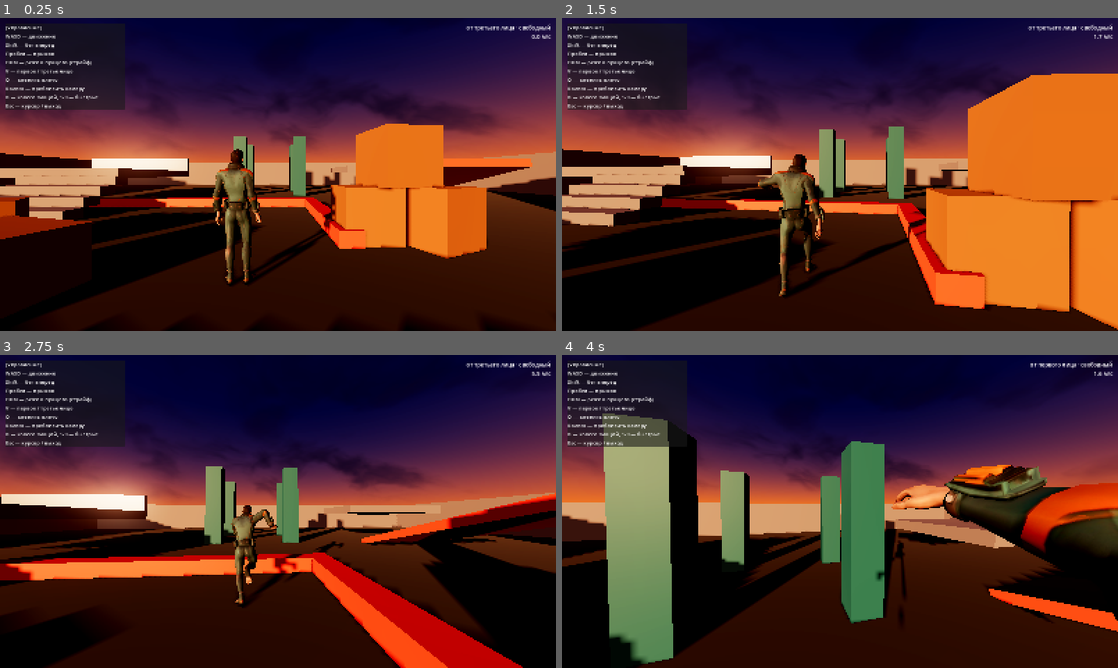
Above: before the commit, frames 1-4 (two rows, left to right).
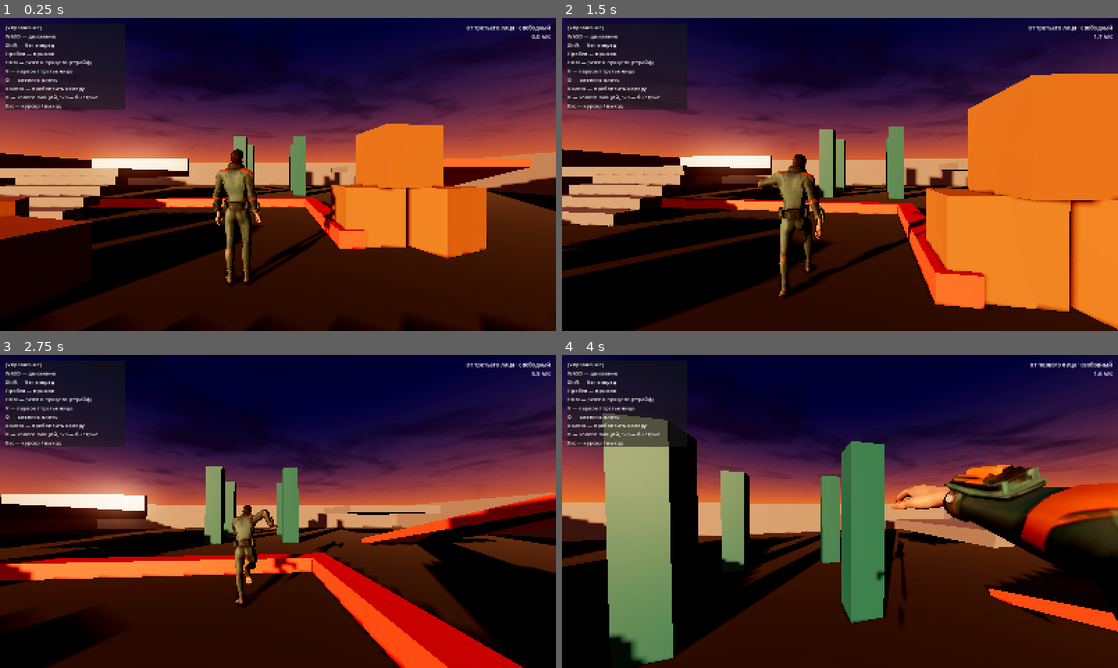
Above: after the commit, the same moments.

Repository: gazpromivanovic-boop/Sex
Game: Godot game, scene res://scenes/main.tscn
The game is run twice, just before and just after one commit, with the same random seed, the same clock (stepped at 60 frames per second) and the same inputs.
Inputs (mouse positions are in pixels of both pictures, inside the frame that each line leads up to):
- Up to frame 1 (0.25 s): no input
- Up to frame 2 (1.5 s): move the mouse to (867, 174) at 0.52 s; hold Right mouse button (aim) 0.53-1.28 s; hold W (move_forward) from 0.53 s (still down); tap Space (jump) at 0.77 s; move the mouse to (812, 174) at 1.27 s; tap B (emote_wheel) at 1.35 s
- Up to frame 3 (2.75 s): keep holding W (move_forward); tap Space (jump) at 1.52 s; move the mouse to (289, 505) at 2.02 s; hold Shift (sprint) from 2.03 s (still down)
- Up to frame 4 (4 s): keep holding W (move_forward); move the mouse to (834, 517) at 2.77 s; release Shift (sprint) at 2.78 s; tap Q (swap_shoulder) at 2.85 s; tap Space (jump) at 3.02, 3.77 s; move the mouse to (878, 514) at 3.52 s; hold V (toggle_view) from 3.53 s (still down)

The runs differ from the first frame. In frame 1, 2.5% of the frame differs, in the area x 0-90%, y 0-41%; in frame 2, 1.3%; in frame 3, 2.3%; in frame 4, 1.6%.

Commit message:
Чиню шум облаков и совпадающие грани в геометрии уровня
Облака снова разваливались на четырёхугольники, и виноват был мой же прошлый
фикс: знаменатель h + 0.45 подавил перспективу так, что всё небо умещалось
в одну-две ячейки value-noise, а видно было её билинейную интерполяцию. Делим
снова на саму высоту, подпирая знаменатель только у горизонта.

Заодно две причины прямых изломов: sin-хеш имеет прямые изо-линии, потому что
аргумент синуса линеен по координате — заменён на арифметический без sin; и
октавы fbm совпадали по осям, отчего их решётки складывались — между октавами
добавлен поворот.

CorridorEnd шириной 4.0 занимал по X ровно тот же интервал, что и наружные
грани стен коридора, боковые грани совпадали и смотрели в одну сторону —
отсюда z-fighting, бирюзовое лезло сквозь камень. Ширина 3.0, встаёт между
стен. Проверка всего уровня нашла ещё два таких места: углы стен арены (стены
восток-запад укорочены до 39.4) и крышка Step5, целиком спрятанного внутри
площадки (опущен на сантиметр).

Co-Authored-By: Claude Opus 5 <noreply@anthropic.com>

Diff:
--- a/assets/shaders/sunset_sky.gdshader
+++ b/assets/shaders/sunset_sky.gdshader
@@ -50,14 +50,20 @@
 // 0 — чистое небо, 1 — сплошная облачность.
 uniform float cloud_amount : hint_range(0.0, 1.0) = 0.5;
 uniform float cloud_sharpness : hint_range(0.01, 1.0) = 0.45;
-uniform float cloud_scale : hint_range(0.1, 8.0) = 2.4;
+uniform float cloud_scale : hint_range(0.1, 8.0) = 1.2;
 uniform float cloud_speed : hint_range(0.0, 0.2) = 0.008;
 uniform vec3 cloud_lit : source_color = vec3(1.0, 0.66, 0.38);
 uniform vec3 cloud_dark : source_color = vec3(0.16, 0.12, 0.2);
 
 
+// Хеш без sin. У варианта fract(sin(dot(p, k)) * 43758.5) изо-линии — прямые:
+// аргумент синуса линеен по p, и на больших координатах, где float теряет
+// точность, это вылезает наружу прямыми полосами. Здесь чистая арифметика
+// с fract, распределение ровное и никакой направленности.
 float hash(vec2 p) {
-	return fract(sin(dot(p, vec2(127.1, 311.7))) * 43758.5453123);
+	vec3 q = fract(vec3(p.x, p.y, p.x) * 0.1031);
+	q += dot(q, q.yzx + 33.33);
+	return fract((q.x + q.y) * q.z);
 }
 
 
@@ -72,12 +78,16 @@
 }
 
 
+// Между октавами координаты не только растягиваются, но и поворачиваются:
+// иначе решётки всех октав совпадают по осям и складываются в видимую сетку.
+const mat2 OCTAVE_ROT = mat2(vec2(0.8, 0.6), vec2(-0.6, 0.8));
+
 float fbm(vec2 p) {
 	float sum = 0.0;
 	float amp = 0.5;
 	for (int i = 0; i < 5; i++) {
 		sum += value_noise(p) * amp;
-		p *= 2.03;      // не ровно два, иначе октавы складываются в сетку
+		p = OCTAVE_ROT * p * 2.03;   // не ровно два, иначе октавы липнут друг к другу
 		amp *= 0.5;
 	}
 	return sum;
@@ -100,13 +110,15 @@
 		col += halo_color * pow(sun_dot, wash_tightness) * wash_energy;
 	}
 
-	// Облака лежат на условной плоскости над головой. Знаменатель смягчён
-	// намеренно: если делить на сам up, у горизонта координаты улетают в тысячи,
-	// где sin-хеш теряет точность и шум вырождается в прямые полосы и клинья.
-	// С таким знаменателем растяжение ограничено, а перспектива слоя остаётся.
+	// Облака лежат на условной плоскости над головой: направление взгляда делится
+	// на свою же высоту, как и положено перспективе плоского слоя. Знаменатель
+	// только подпирается снизу — у самого горизонта деление уходит в бесконечность.
+	// Смягчать его сильнее нельзя: перспектива схлопывается, всё небо умещается
+	// в одну-две ячейки шума, и вместо облаков видно их билинейную интерполяцию —
+	// огромные четырёхугольники с прямыми изломами по границам ячеек.
 	if (cloud_amount > 0.001) {
 		float h = max(up, 0.0);
-		vec2 uv = dir.xz / (h + 0.45) * cloud_scale;
+		vec2 uv = dir.xz / max(h, 0.12) * cloud_scale;
 		uv += vec2(TIME * cloud_speed, TIME * cloud_speed * 0.4);
 
 		// доменное искажение: облака получают рваные края вместо круглых пятен
@@ -115,8 +127,9 @@
 
 		float lo = 1.0 - cloud_amount;
 		float cover = smoothstep(lo, lo + cloud_sharpness, n);
-		// к самому горизонту слой истончается и уходит в дымку
-		cover *= smoothstep(0.0, 0.3, h);
+		// К горизонту слой истончается и уходит в дымку. Заодно это прячет зону,
+		// где знаменатель упёрся в предел, а шум пошёл бы муаром.
+		cover *= smoothstep(0.05, 0.35, h);
 
 		// подсветка со стороны солнца плюс объём: плотное ядро светлее краёв
 		vec3 cloud = mix(cloud_dark, cloud_lit, pow(sun_dot, 2.5));
--- a/scenes/default_env.tres
+++ b/scenes/default_env.tres
@@ -23,7 +23,7 @@
 shader_parameter/ground_blend = 0.12
 shader_parameter/cloud_amount = 0.5
 shader_parameter/cloud_sharpness = 0.45
-shader_parameter/cloud_scale = 2.4
+shader_parameter/cloud_scale = 1.2
 shader_parameter/cloud_speed = 0.008
 shader_parameter/cloud_lit = Color(1, 0.66, 0.38, 1)
 shader_parameter/cloud_dark = Color(0.16, 0.12, 0.2, 1)
--- a/scenes/main.tscn
+++ b/scenes/main.tscn
@@ -54,11 +54,11 @@
 [sub_resource type="BoxShape3D" id="Shape_40p0_3p0_0p6"]
 size = Vector3(40.0, 3.0, 0.6)
 
-[sub_resource type="BoxMesh" id="Mesh_0p6_3p0_40p0"]
-size = Vector3(0.6, 3.0, 40.0)
-
-[sub_resource type="BoxShape3D" id="Shape_0p6_3p0_40p0"]
-size = Vector3(0.6, 3.0, 40.0)
+[sub_resource type="BoxMesh" id="Mesh_0p6_3p0_39p4"]
+size = Vector3(0.6, 3.0, 39.4)
+
+[sub_resource type="BoxShape3D" id="Shape_0p6_3p0_39p4"]
+size = Vector3(0.6, 3.0, 39.4)
 
 [sub_resource type="BoxMesh" id="Mesh_4p0_0p34_0p7"]
 size = Vector3(4.0, 0.34, 0.7)
@@ -120,11 +120,11 @@
 [sub_resource type="BoxShape3D" id="Shape_4p0_0p4_9p0"]
 size = Vector3(4.0, 0.4, 9.0)
 
-[sub_resource type="BoxMesh" id="Mesh_4p0_2p6_0p5"]
-size = Vector3(4.0, 2.6, 0.5)
-
-[sub_resource type="BoxShape3D" id="Shape_4p0_2p6_0p5"]
-size = Vector3(4.0, 2.6, 0.5)
+[sub_resource type="BoxMesh" id="Mesh_3p0_2p6_0p5"]
+size = Vector3(3.0, 2.6, 0.5)
+
+[sub_resource type="BoxShape3D" id="Shape_3p0_2p6_0p5"]
+size = Vector3(3.0, 2.6, 0.5)
 
 [sub_resource type="BoxMesh" id="Mesh_0p8_4p0_0p8"]
 size = Vector3(0.8, 4.0, 0.8)
@@ -204,21 +204,21 @@
 position = Vector3(20.0, 1.5, 0.0)
 
 [node name="Mesh" type="MeshInstance3D" parent="Level/WallEast"]
-mesh = SubResource("Mesh_0p6_3p0_40p0")
+mesh = SubResource("Mesh_0p6_3p0_39p4")
 surface_material_override/0 = SubResource("Mat_stone")
 
 [node name="Shape" type="CollisionShape3D" parent="Level/WallEast"]
-shape = SubResource("Shape_0p6_3p0_40p0")
+shape = SubResource("Shape_0p6_3p0_39p4")
 
 [node name="WallWest" type="StaticBody3D" parent="Level"]
 position = Vector3(-20.0, 1.5, 0.0)
 
 [node name="Mesh" type="MeshInstance3D" parent="Level/WallWest"]
-mesh = SubResource("Mesh_0p6_3p0_40p0")
+mesh = SubResource("Mesh_0p6_3p0_39p4")
 surface_material_override/0 = SubResource("Mat_stone")
 
 [node name="Shape" type="CollisionShape3D" parent="Level/WallWest"]
-shape = SubResource("Shape_0p6_3p0_40p0")
+shape = SubResource("Shape_0p6_3p0_39p4")
 
 [node name="Step1" type="StaticBody3D" parent="Level"]
 position = Vector3(-8.0, 0.17, 2.0)
@@ -261,7 +261,7 @@
 shape = SubResource("Shape_4p0_0p34_0p7")
 
 [node name="Step5" type="StaticBody3D" parent="Level"]
-position = Vector3(-8.0, 1.53, -0.7999999999999998)
+position = Vector3(-8.0, 1.52, -0.7999999999999998)
 
 [node name="Mesh" type="MeshInstance3D" parent="Level/Step5"]
 mesh = SubResource("Mesh_4p0_0p34_0p7")
@@ -399,11 +399,11 @@
 position = Vector3(12.75, 1.3, 10.2)
 
 [node name="Mesh" type="MeshInstance3D" parent="Level/CorridorEnd"]
-mesh = SubResource("Mesh_4p0_2p6_0p5")
+mesh = SubResource("Mesh_3p0_2p6_0p5")
 surface_material_override/0 = SubResource("Mat_teal")
 
 [node name="Shape" type="CollisionShape3D" parent="Level/CorridorEnd"]
-shape = SubResource("Shape_4p0_2p6_0p5")
+shape = SubResource("Shape_3p0_2p6_0p5")
 
 [node name="Pillar1" type="StaticBody3D" parent="Level"]
 position = Vector3(-2.0, 2.0, -6.0)
